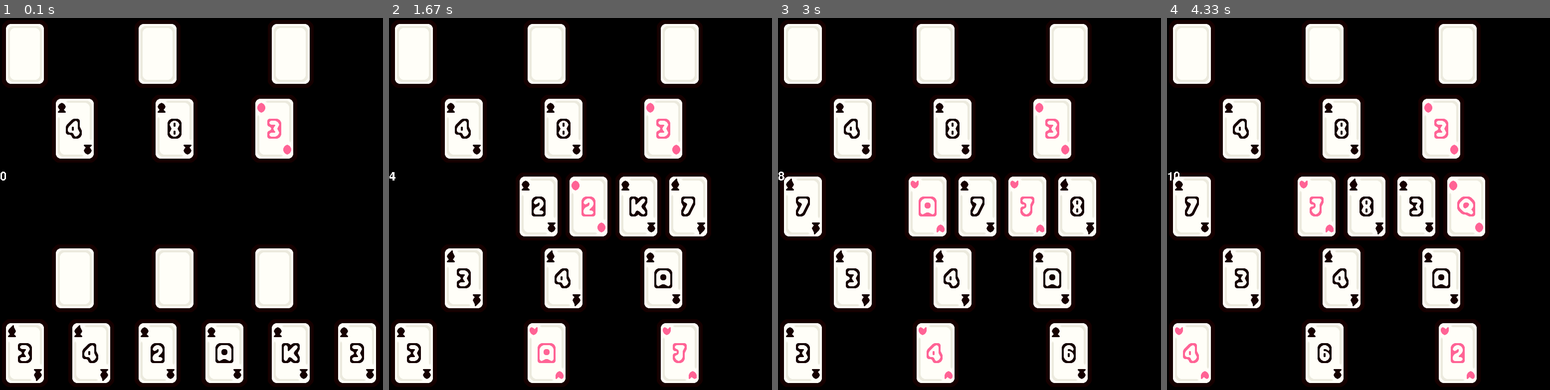
Above: before the commit, frames 1-4 (left to right).
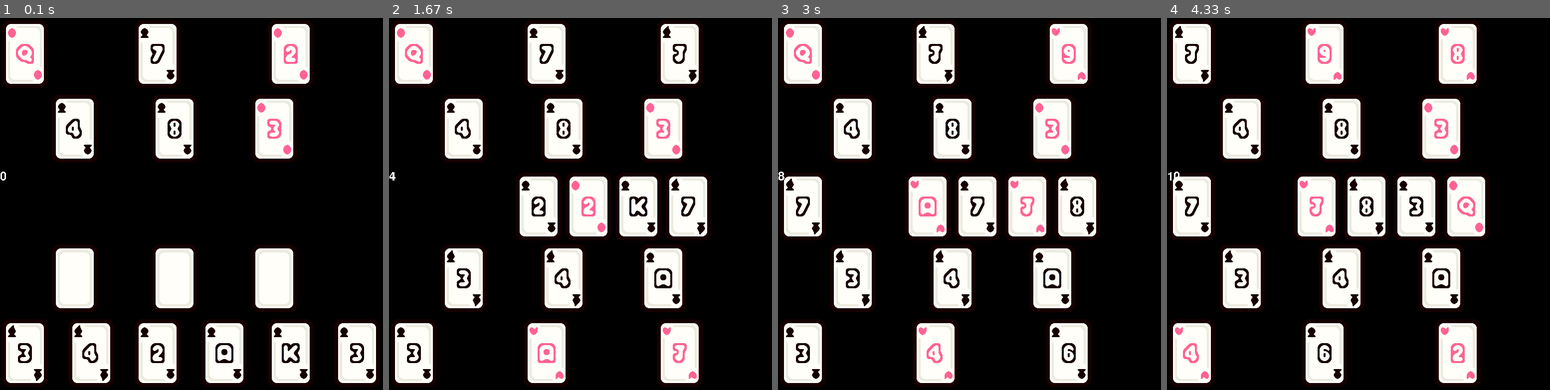
Above: after the commit, the same moments.

Repository: Zomby-Fraser/CastlePyGame
Game: pygame game, started from main.py
Same seed, same stepped clock (60 frames per second), same inputs: the game is played once before the commit and once after it.
Inputs (mouse positions are in pixels of both pictures, inside the frame that each line leads up to):
- Up to frame 1 (0.1 s): no input
- Up to frame 2 (1.67 s): click (415, 352) at 0.38 s; click (415, 352) at 0.72 s; click (515, 352) at 1.05 s; click (415, 352) at 1.38 s
- Up to frame 3 (3 s): click (935, 352) at 1.72 s; click (958, 323) at 2.05 s
- Up to frame 4 (4.33 s): click (1193, 352) at 3.38 s

The runs differ from the first frame. In frame 1, 0.7% of the frame differs, in the area x 2-81%, y 2-18%; in frame 2, 0.7%; in frame 3, 0.7%; in frame 4, 0.7%.

Commit message:
more refactoring

Diff:
--- /dev/null
+++ b/draw.py
@@ -0,0 +1,32 @@
+import pygame
+
+class Draw:
+    def __init__(self, window, window_x, window_y, player_list, card_images, font):
+        self.window = window
+        self.window_x = window_x
+        self.window_y = window_y
+        self.player_list = player_list
+        self.card_images = card_images
+        self.font = font
+    # Create a function to render text
+    def draw_text(self, text, surface, x, y):
+        text_obj = self.font.render(text, 1, pygame.Color('White'))  # Creates a surface with the text
+        text_rect = text_obj.get_rect(center=(x, y))  # Gets a rect object with the dimensions of the surface
+        surface.blit(text_obj, text_rect)  # Draws the surface onto another surface
+
+    def draw_cards(self, center_pile, entire_pile, deck):
+        for player in self.player_list:
+            for i, card in enumerate(player.hand):
+                card_rect = player.hand_rect[i]
+                card_rect[0] = (i)*self.window_x/len(player.hand)
+                self.window.blit(self.card_images[(card.rank,card.suit)], (card_rect[0], card_rect[1]))
+            for i, card in enumerate(player.castle):
+                card_rect = player.castle_rect[i]
+                if i < 3:
+                    self.window.blit(self.card_images["Back"], (card_rect[0], card_rect[1]))
+                else:
+                    self.window.blit(self.card_images[(card.rank,card.suit)], (card_rect[0], card_rect[1]))
+        for i, card in enumerate(center_pile):
+            self.window.blit(self.card_images[(card.rank,card.suit)], (self.window_x/2-deck.card_width-50+(100*i), self.window_y/2-deck.card_height+50))
+        if len(entire_pile) > 4:
+            self.window.blit(self.card_images[entire_pile[-5].rank, entire_pile[-5].suit], (self.window_x/2-deck.card_width-300, self.window_y/2-deck.card_height+50))
--- a/main.py
+++ b/main.py
@@ -4,6 +4,7 @@
 from player import Player
 from setup import Setup
 from rules import Rules
+from draw import Draw
 
 
 # Initialize the Pygame font module
@@ -12,43 +13,12 @@
 # Create a font object
 font = pygame.font.Font(None, 36)  # Choose the font size
 
-# Create a function to render text
-def draw_text(text, surface, x, y):
-    text_obj = font.render(text, 1, pygame.Color('White'))  # Creates a surface with the text
-    text_rect = text_obj.get_rect(center=(x, y))  # Gets a rect object with the dimensions of the surface
-    surface.blit(text_obj, text_rect)  # Draws the surface onto another surface
-
-def draw_cards():
-    for i, card in enumerate(player.hand):
-        card_rect = player.hand_rect[i]
-        card_rect[0] = (i)*window_x/len(player.hand)
-        window.blit(card_images[(card.rank,card.suit)], (card_rect[0], card_rect[1]))
-    for i, card in enumerate(player.castle):
-        card_rect = player.castle_rect[i]
-        if i < 3:
-            window.blit(card_images["Back"], (card_rect[0], card_rect[1]))
-        else:
-            window.blit(card_images[(card.rank,card.suit)], (card_rect[0], card_rect[1]))
-    for i, card in enumerate(computer.hand):
-        card_rect = computer.hand_rect[i]
-        card_rect[0] = (i)*window_x/len(computer.hand)
-        window.blit(card_images["Back"], (card_rect[0], card_rect[1]))
-    for i, card in enumerate(computer.castle):
-        card_rect = computer.castle_rect[i]
-        if i < 3:
-            window.blit(card_images["Back"], (card_rect[0], card_rect[1]))
-        else:
-            window.blit(card_images[(card.rank,card.suit)], (card_rect[0], card_rect[1]))
-    for i, card in enumerate(center_pile):
-        window.blit(card_images[(card.rank,card.suit)], (window_x/2-deck.card_width-50+(100*i), window_y/2-deck.card_height+50))
-    if len(entire_pile) > 4:
-        window.blit(card_images[entire_pile[-5].rank, entire_pile[-5].suit], (window_x/2-deck.card_width-300, window_y/2-deck.card_height+50))
-
 pygame.init()
 window_x = 800
 window_y = 800
 window = pygame.display.set_mode((window_x, window_y))
 pygame.display.set_caption("Card Game")
+
 
 center_pile = []
 entire_pile =[]
@@ -65,6 +35,7 @@
 player_list = [player, computer]
 rules = Rules()
 setup = Setup(player_list)
+draw_tool = Draw(window, window_x, window_y, player_list, card_images, font)
 while running:
     # Event handling
     # During the event handling phase:
@@ -111,7 +82,7 @@
         computer.hand_rect.append(pygame.Rect(0, window_y-800, deck.card_width, deck.card_height))
 
     window.fill((0, 0, 0))  # Clear the screen
-    draw_cards()  # Draw all cards
+    draw_tool.draw_cards(center_pile, entire_pile, deck)  # Draw all cards
     textsurface = font.render(str(len(entire_pile)), False, (255, 255, 255))
     window.blit(textsurface,(window_x/2-deck.card_width-300, window_y/2-deck.card_height+50))
     pygame.display.flip()  # Update the display
